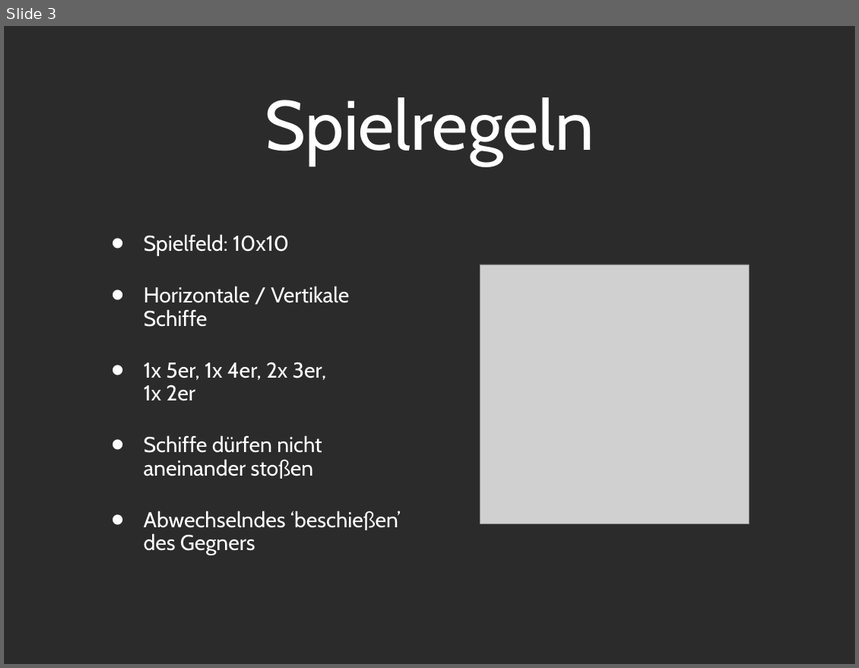
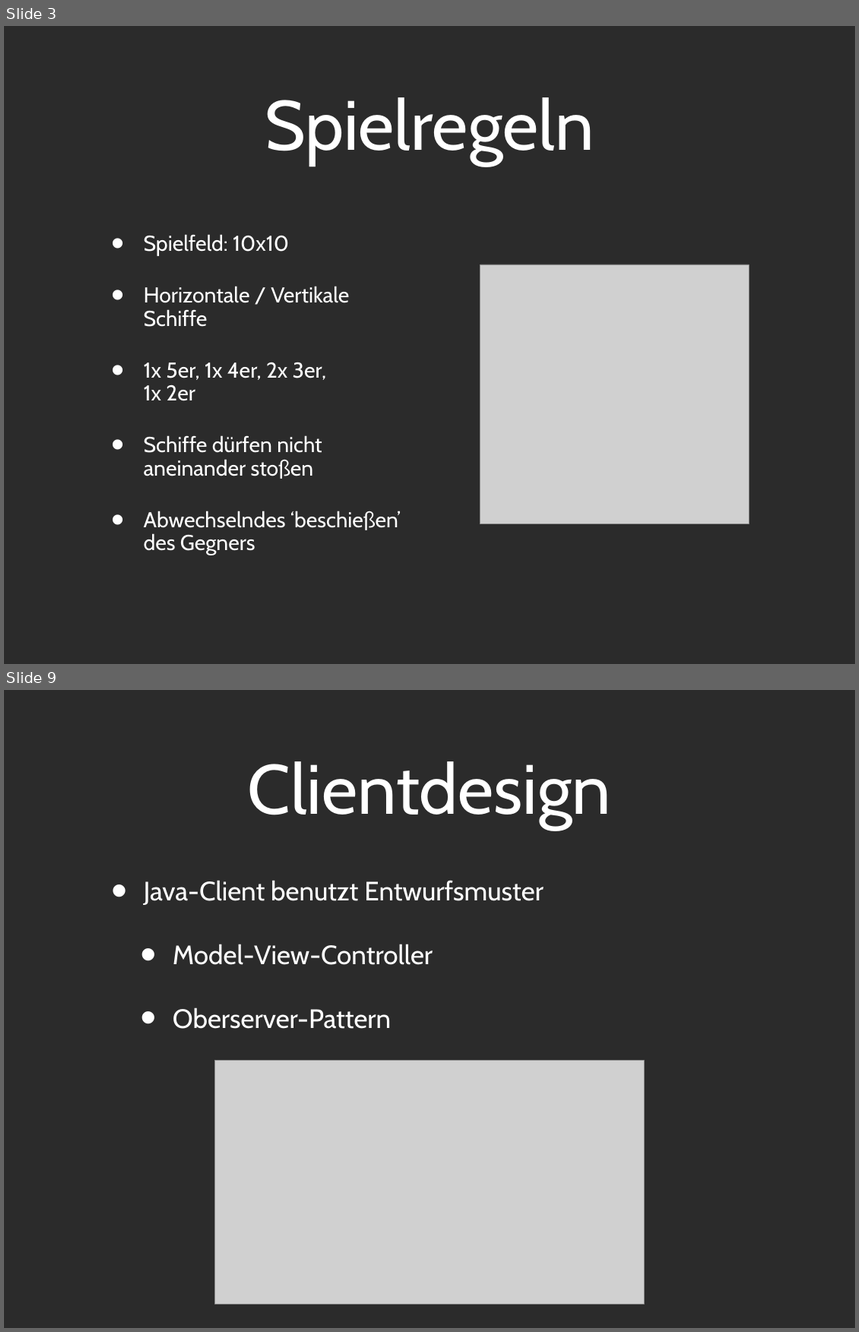
Before and after one commit to Tsopic/ai-battleship, a slide deck: Präsentation/Presentation_PPT.ppt. Shown one above the other, each under a label of ours: slide 3 before the commit, slides 3 and 9 after it; the slides between them are not shown. The pictures are 859x668 and 859x1332 pixels, drawn with LibreOffice and Linux fonts; fonts in the diff are those of the drawing; grey boxes stand for pictures; background and template pictures are left out; a plain dark background stands for a picture behind light text. Boxes give left, top, right and bottom in pixels: in the first picture for what was removed or moved away, otherwise in the second. Text is boxed around its words. In the diff, an @@ line names an element or a change of style, - is before the commit and + after.

```diff
--- a/Präsentation/Presentation_PPT.ppt
+++ b/Präsentation/Presentation_PPT.ppt
@@ slide 9 added at bbox=[4, 690, 855, 1328], background picture (left out) @@
@@ title added at bbox=[248, 761, 612, 830], 84 pt, text #FFFFFF @@
+Clientdesign
@@ text added at bbox=[144, 880, 544, 1029], 32 pt, text #FFFFFF @@
+• Java-Client benutzt Entwurfsmuster
+  • Model-View-Controller
+  • Oberserver-Pattern
@@ picture added at bbox=[215, 1061, 645, 1304] @@
```
Also in this commit, not shown: 1 slide changed, 5 other slides added, 1 slide removed, 1 other file.
